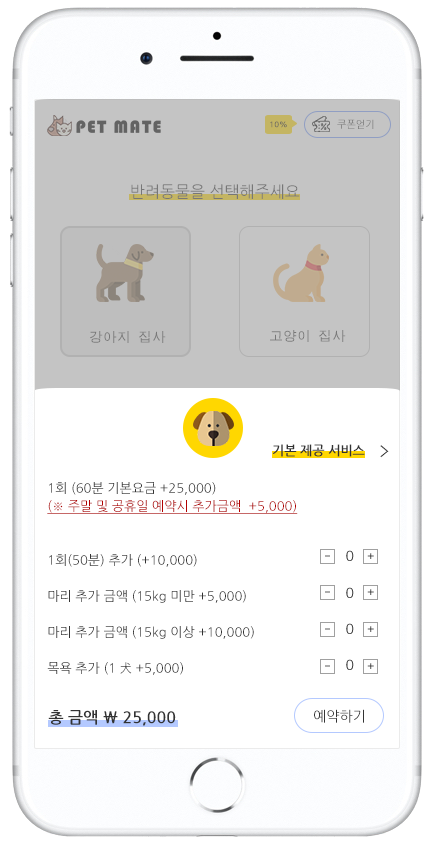
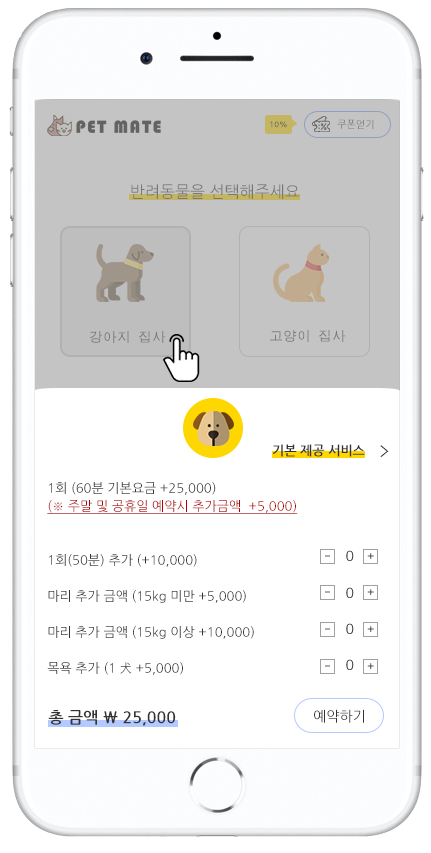
Layer changes from the first 431 × 853 image to the second:
added layer "icon_tap" above "하단" over (163, 334, 200, 382)
painted on "Layer 0" over (10, 7, 418, 836)
